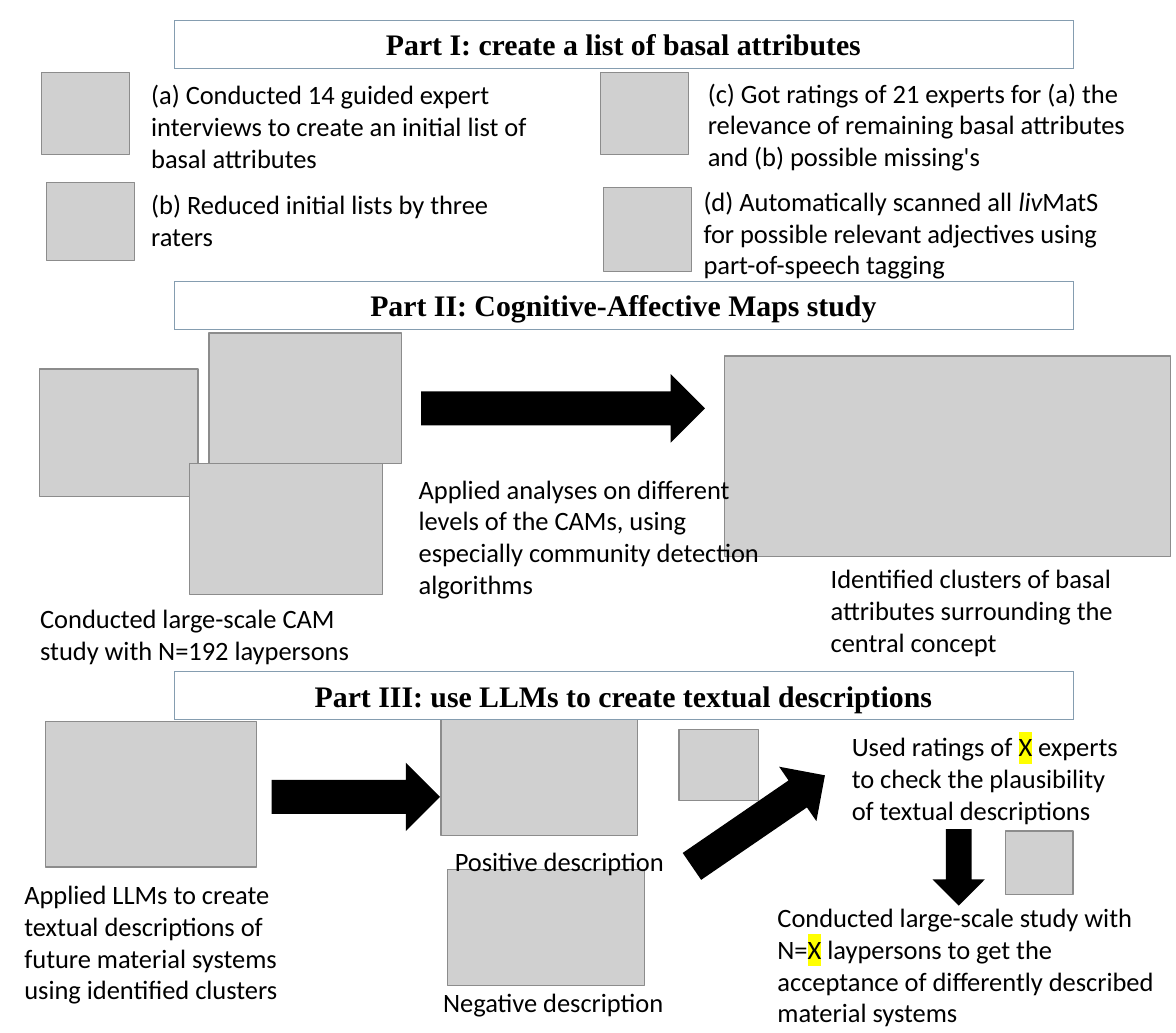
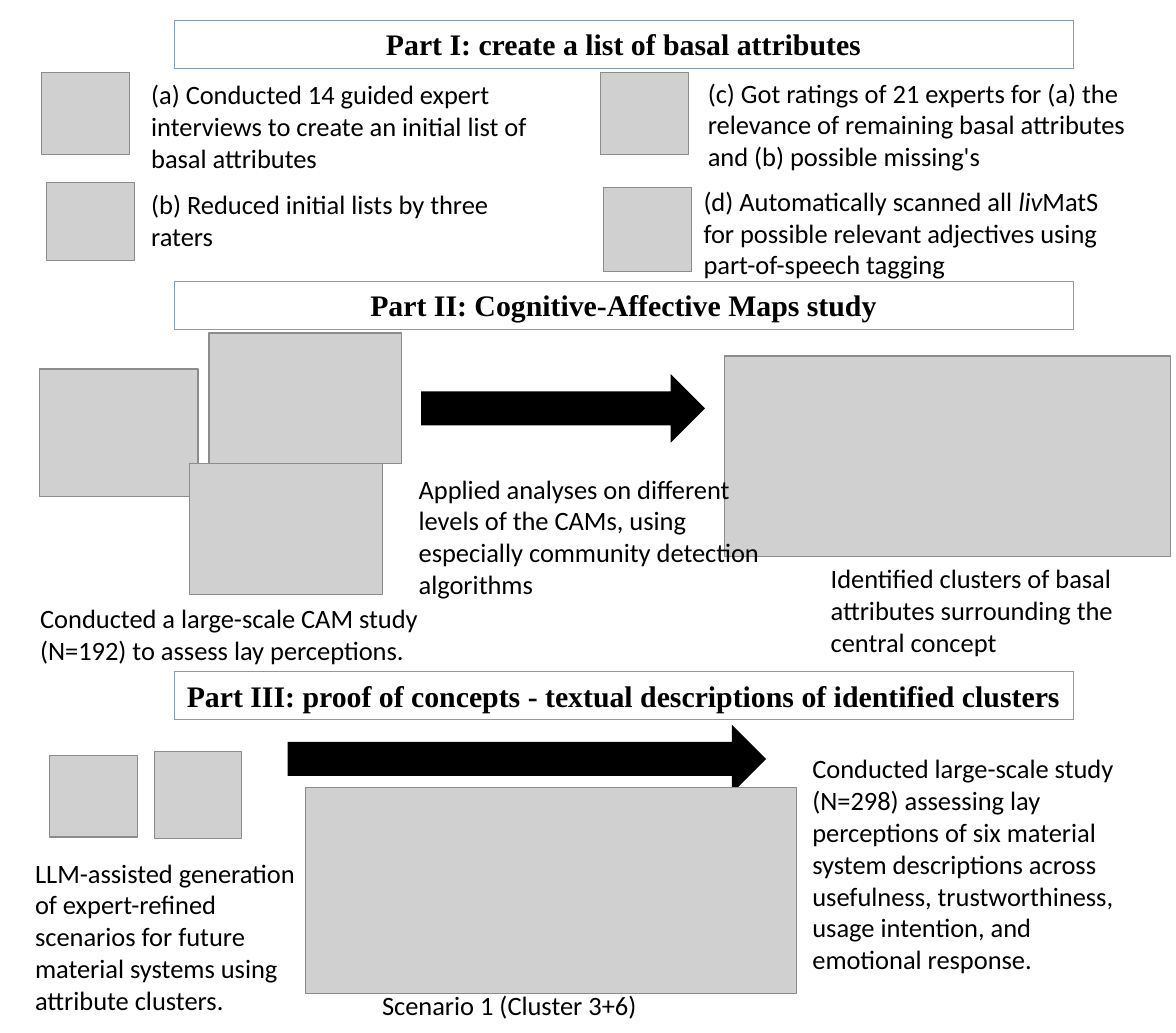
Before and after one commit to FennStatistics/Article_BasalAttributes, a slide deck: slide 1 of Materials/Figure study design/study design basal attributes_wide.pptx. Drawn at 1176x1033 pixels with LibreOffice and Linux fonts; fonts in the diff are those of the drawing; grey boxes stand for pictures. Boxes give left, top, right and bottom in pixels: in the first picture for what was removed or moved away, otherwise in the second. Text is boxed around its words. In the diff, an @@ line names an element or a change of style, - is before the commit and + after.

```diff
--- a/Materials/Figure study design/study design basal attributes_wide.pptx
+++ b/Materials/Figure study design/study design basal attributes_wide.pptx
@@ text at (40,609,418,665): text changed @@
-Conducted large-scale CAM study with N=192 laypersons
+Conducted a large-scale CAM study (N=192) to assess lay perceptions.
@@ text in rectangle at (187,686,1060,713): text changed @@
-Part III: use LLMs to create textual descriptions
+Part III: proof of concepts - textual descriptions of identified clusters
@@ picture removed at (441,719,638,835) @@
@@ picture removed at (45,722,256,867) @@
@@ right arrow: place and size @@
-right arrow at (273,765,440,829)
+right arrow at (289,726,766,791)
@@ picture removed at (680,730,760,800) @@
@@ text removed at (852,735,1118,825) @@
-Used ratings of X experts to check the plausibility of textual descriptions
@@ picture: place and size @@
-picture at (1005,831,1073,895)
+picture at (50,755,138,837)
@@ picture added at (155,751,242,838) @@
@@ right arrow removed at (675,750,842,891) @@
@@ text at (812,759,1114,974): text changed @@
-Conducted large-scale study with N=X laypersons to get the acceptance of differently described material systems
+Conducted large-scale study (N=298) assessing lay perceptions of six material system descriptions across usefulness, trustworthiness, usage intention, and emotional response.
@@ picture added at (305,787,797,994) @@
@@ right arrow removed at (936,830,983,905) @@
@@ text at (35,864,295,1011): text changed @@
-Applied LLMs to create textual descriptions of future material systems using identified clusters
+LLM-assisted generation of expert-refined scenarios for future material systems using attribute clusters.
@@ picture removed at (447,869,644,985) @@
@@ text removed at (455,850,664,878) @@
-Positive description
@@ text added at (382,996,636,1019), 16 pt, text #000000 @@
+Scenario 1 (Cluster 3+6)
@@ text removed at (443,993,663,1017) @@
-Negative description
```
Also in this commit, not shown: 17 other files.
